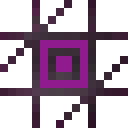
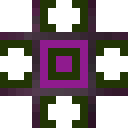
Two versions of the same layered image (128 × 128). Layer-by-layer changes:
added layer "void copy" above "void" over bbox(48, 48, 80, 80)
hid "void" over bbox(48, 48, 80, 80)
showed "Layer #1" over bbox(0, 0, 128, 128)
showed "Layer #9" over bbox(0, 0, 128, 128)
hid "Layer #7" over bbox(0, 0, 128, 128)
